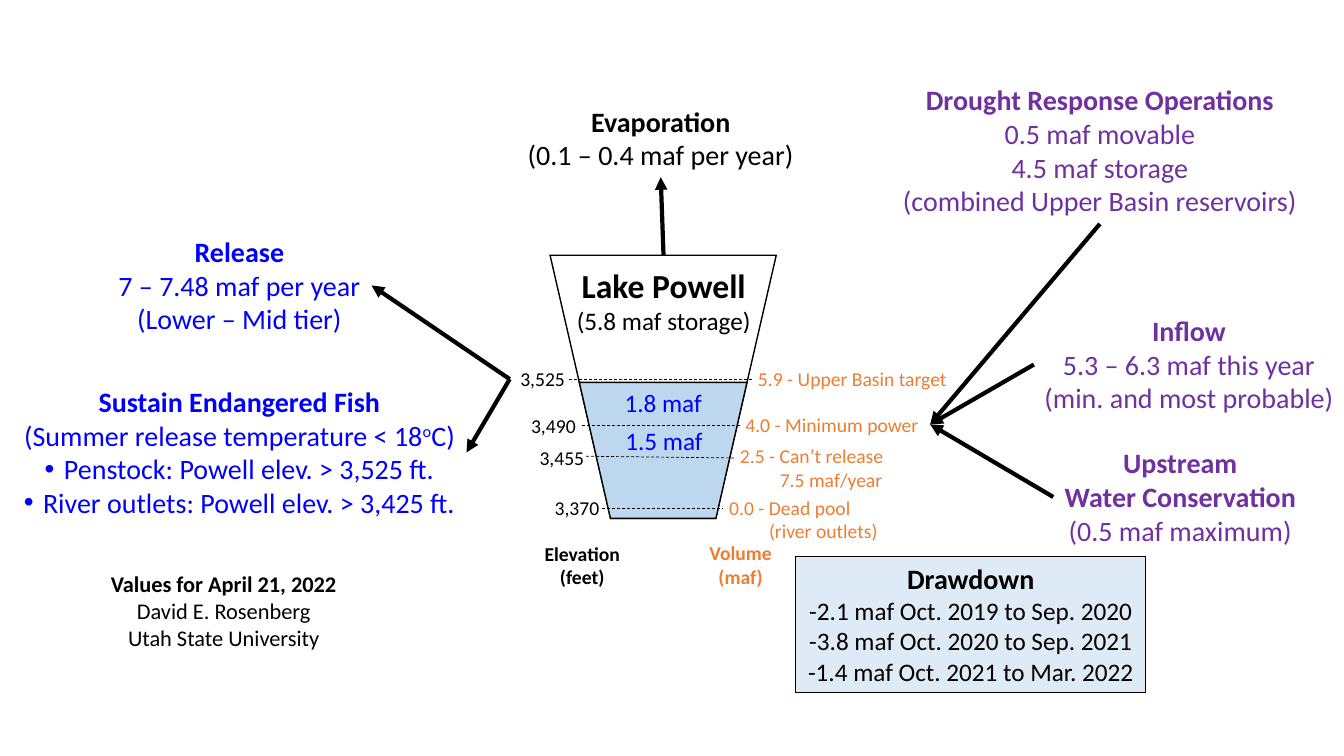
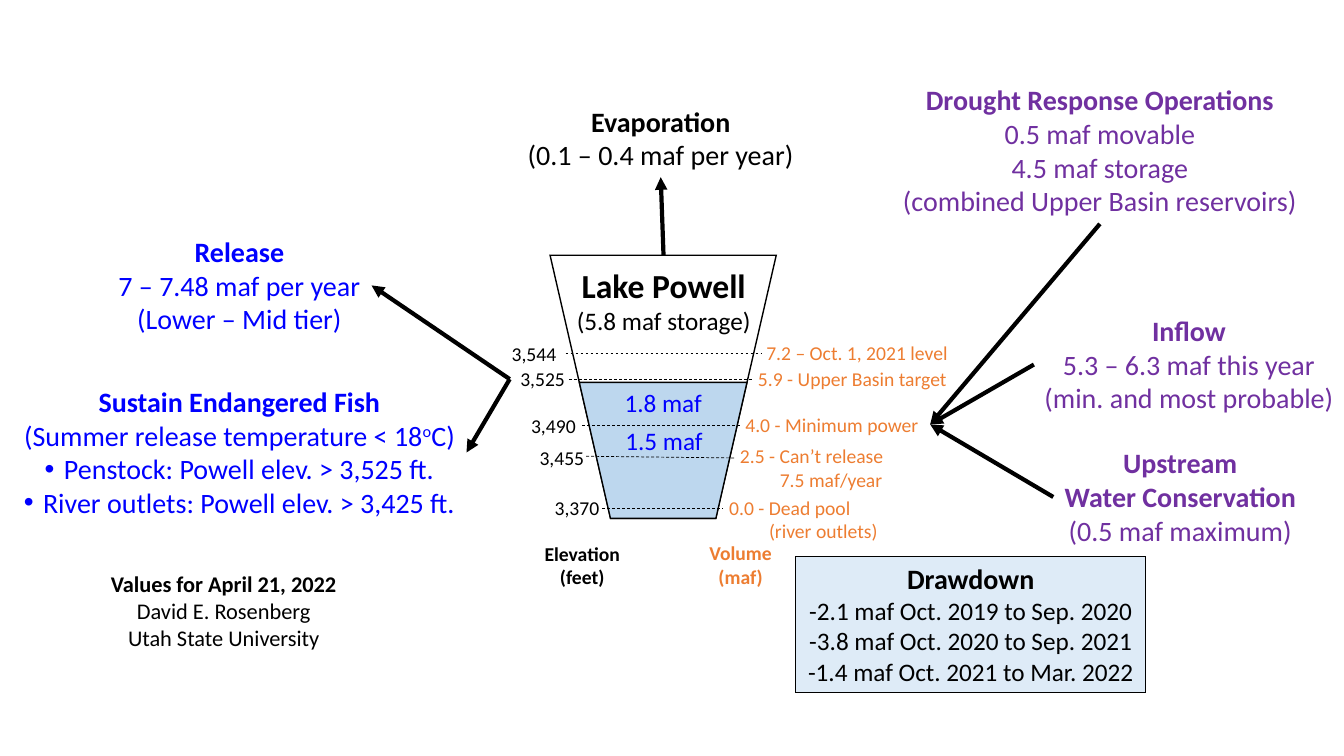
Before and after one commit to dzeke/ColoradoRiverCoding, a slide deck: slide 2 of ProtectPowellInBrief/ProtectLakePowellInBrief-DataAssembly.pptx. Drawn at 1344x756 pixels with LibreOffice and Linux fonts; fonts in the diff are those of the drawing. Boxes give left, top, right and bottom in pixels: in the first picture for what was removed or moved away, otherwise in the second. Text is boxed around its words. In the diff, an @@ line names an element or a change of style, - is before the commit and + after.

```diff
--- a/ProtectPowellInBrief/ProtectLakePowellInBrief-DataAssembly.pptx
+++ b/ProtectPowellInBrief/ProtectLakePowellInBrief-DataAssembly.pptx
@@ text added at [512, 348, 557, 364], 14 pt, text #000000 @@
+3,544
@@ line added from (566, 354) to (762, 354), #000000 0.5 pt dashed @@
@@ text added at [766, 346, 947, 363], 14 pt, text #ED7D31 @@
+7.2 – Oct. 1, 2021 level
```
Also in this commit, not shown: 4 other files.
